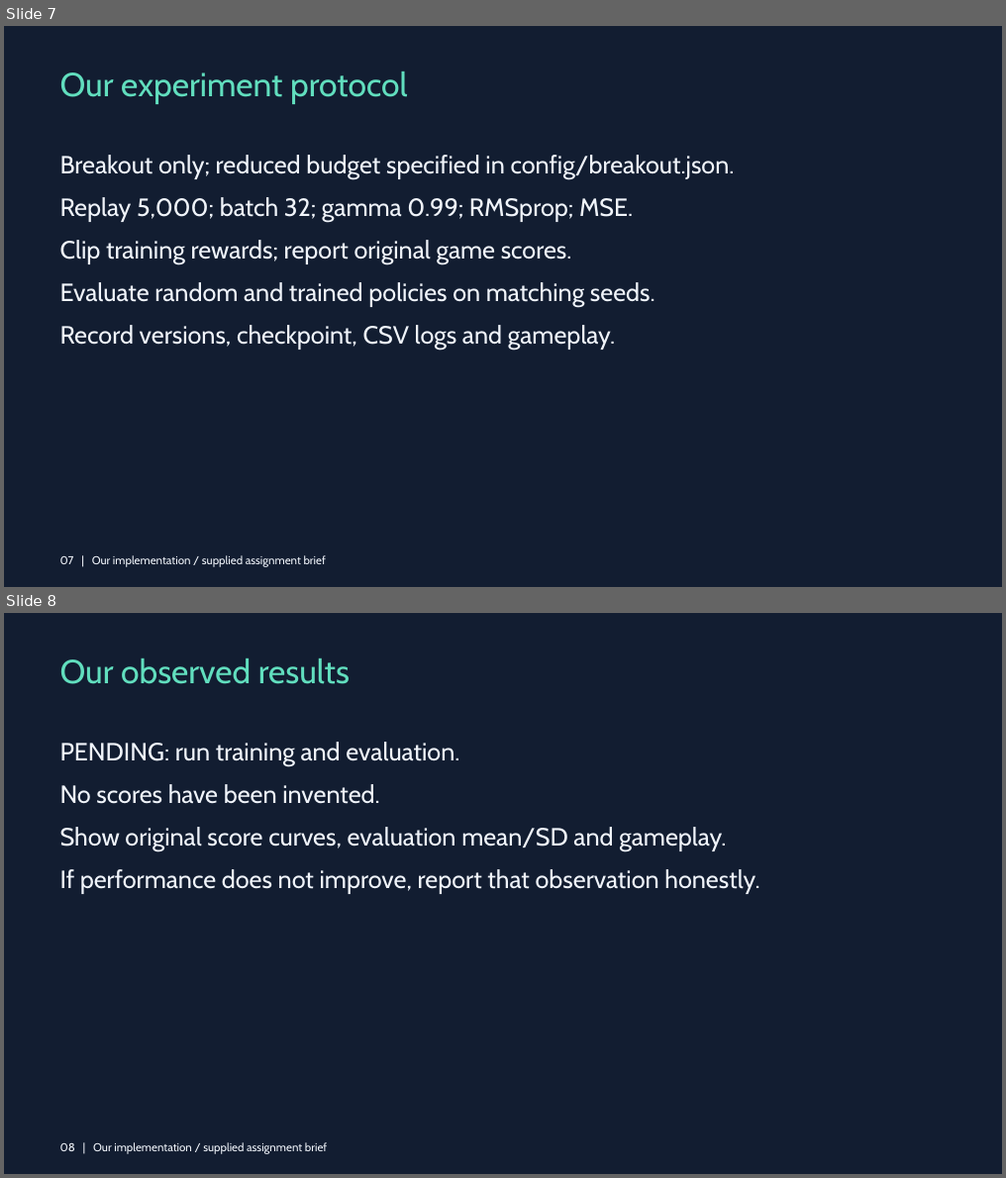
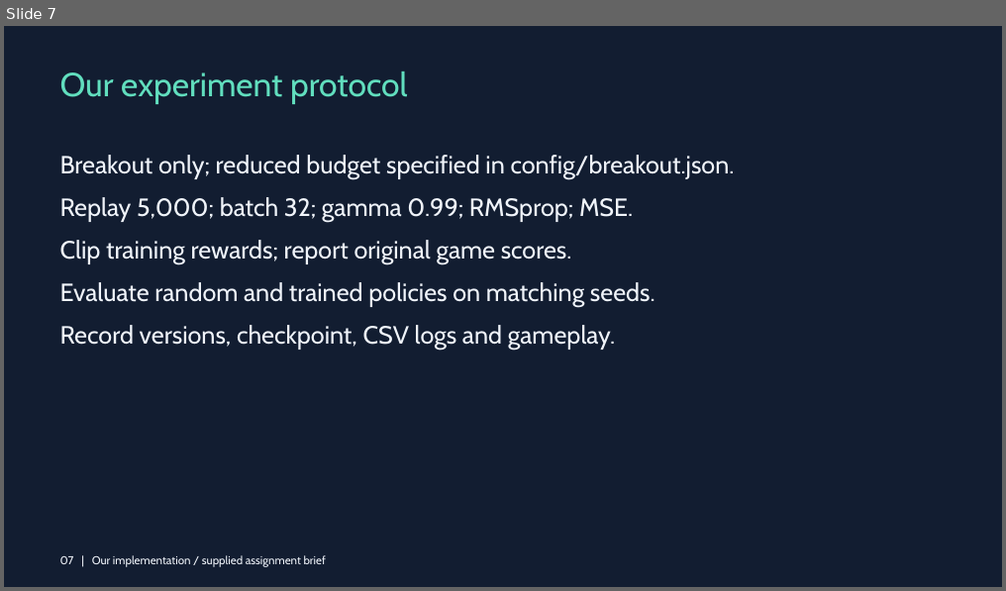
Before and after one commit to Eahmed99/aiml-drl-atari, a slide deck: submission/DRL_PlayingAtari_GroupPENDING.pptx. Shown one above the other, each under a label of ours: slides 7 and 8 before the commit, slide 7 after it. The pictures are 1006x1178 and 1006x591 pixels, drawn with LibreOffice and Linux fonts; fonts in the diff are those of the drawing. Boxes give left, top, right and bottom in pixels: in the first picture for what was removed or moved away, otherwise in the second. Text is boxed around its words. In the diff, an @@ line names an element or a change of style, - is before the commit and + after.

Commit message:
Add measured 100k-step experiment evidence and results-filled assignment PPT

```diff
--- a/submission/DRL_PlayingAtari_GroupPENDING.pptx
+++ b/submission/DRL_PlayingAtari_GroupPENDING.pptx
@@ slide 8 removed at [4, 613, 1002, 1174], background #121D31 @@
@@ text removed at [60, 659, 350, 684] @@
-Our observed results
@@ text removed at [60, 742, 759, 894] @@
-PENDING: run training and evaluation.
-No scores have been invented.
-Show original score curves, evaluation mean/SD and gameplay.
-If performance does not improve, report that observation honestly.
@@ text removed at [60, 1143, 327, 1155] @@
-08 | Our implementation / supplied assignment brief
```
Also in this commit, not shown: 1 slide changed, 1 slide added, 23 other files.
